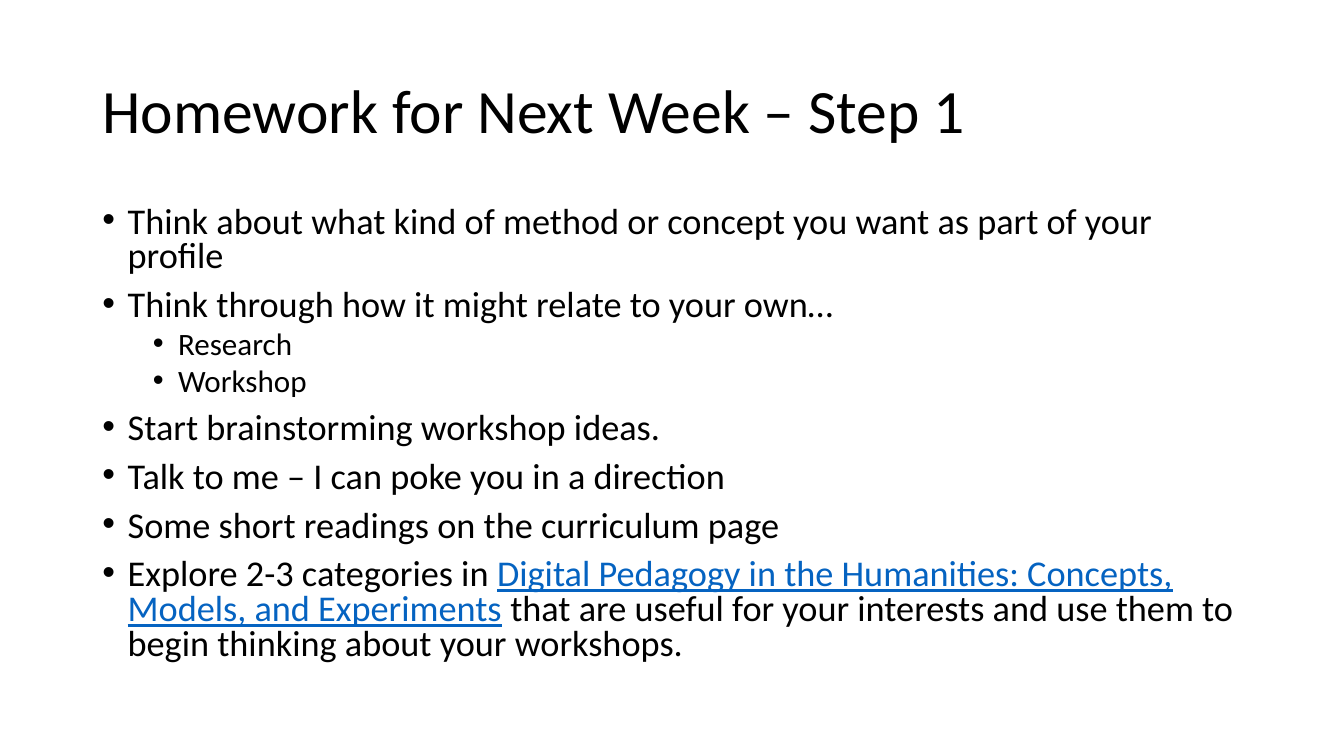
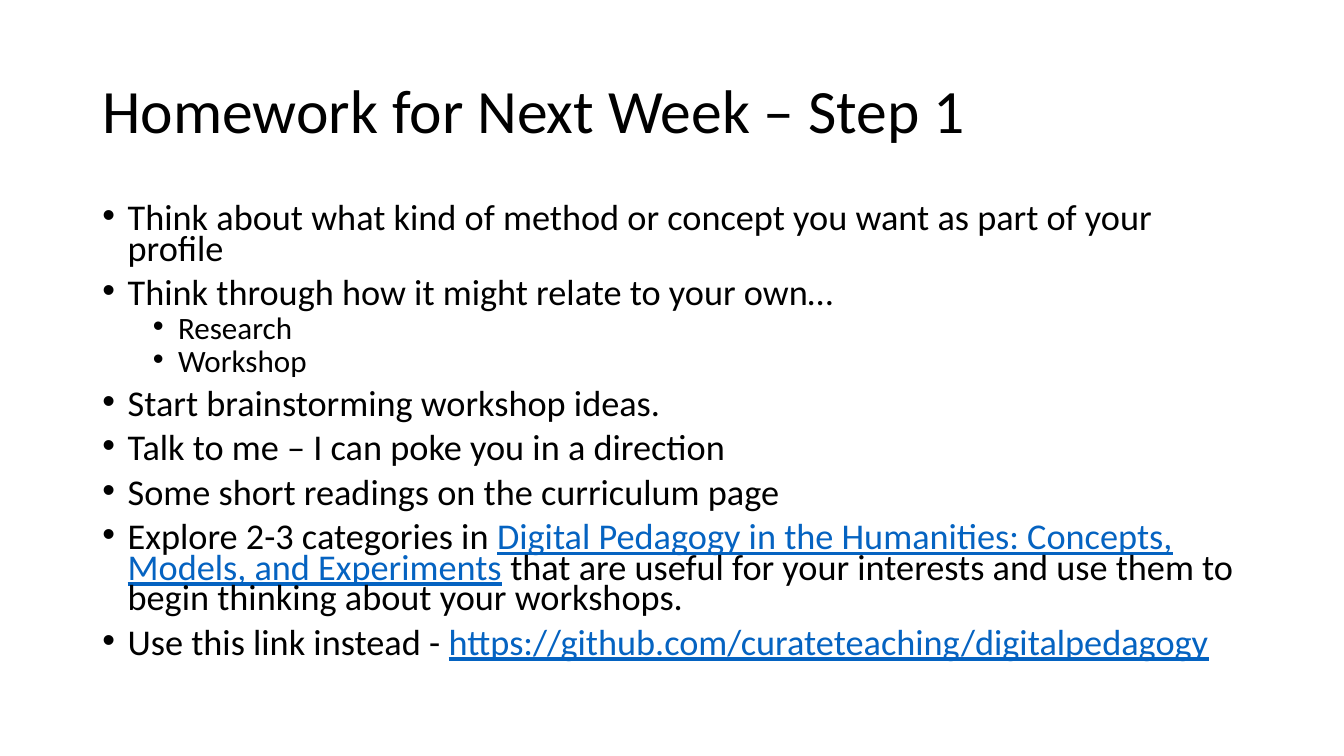
Before and after one commit to scholarslab/praxis, a slide deck: slide 28 of assets/workshop-on-workshops/workshop-on-workshops.pptx. Drawn at 1344x756 pixels with LibreOffice and Linux fonts; fonts in the diff are those of the drawing. Boxes give left, top, right and bottom in pixels: in the first picture for what was removed or moved away, otherwise in the second. Text is boxed around its words. In the diff, an @@ line names an element or a change of style, - is before the commit and + after.

```diff
--- a/assets/workshop-on-workshops/workshop-on-workshops.pptx
+++ b/assets/workshop-on-workshops/workshop-on-workshops.pptx
@@ text at bbox=[128, 204, 1233, 617]: line spacing 0.8 to 0.7 @@
@@ text at bbox=[128, 629, 1208, 662]: paragraph added @@
+• Use this link instead - https://github.com/curateteaching/digitalpedagogy
```
Also in this commit, not shown: 2 other slides changed, 1 other file.
